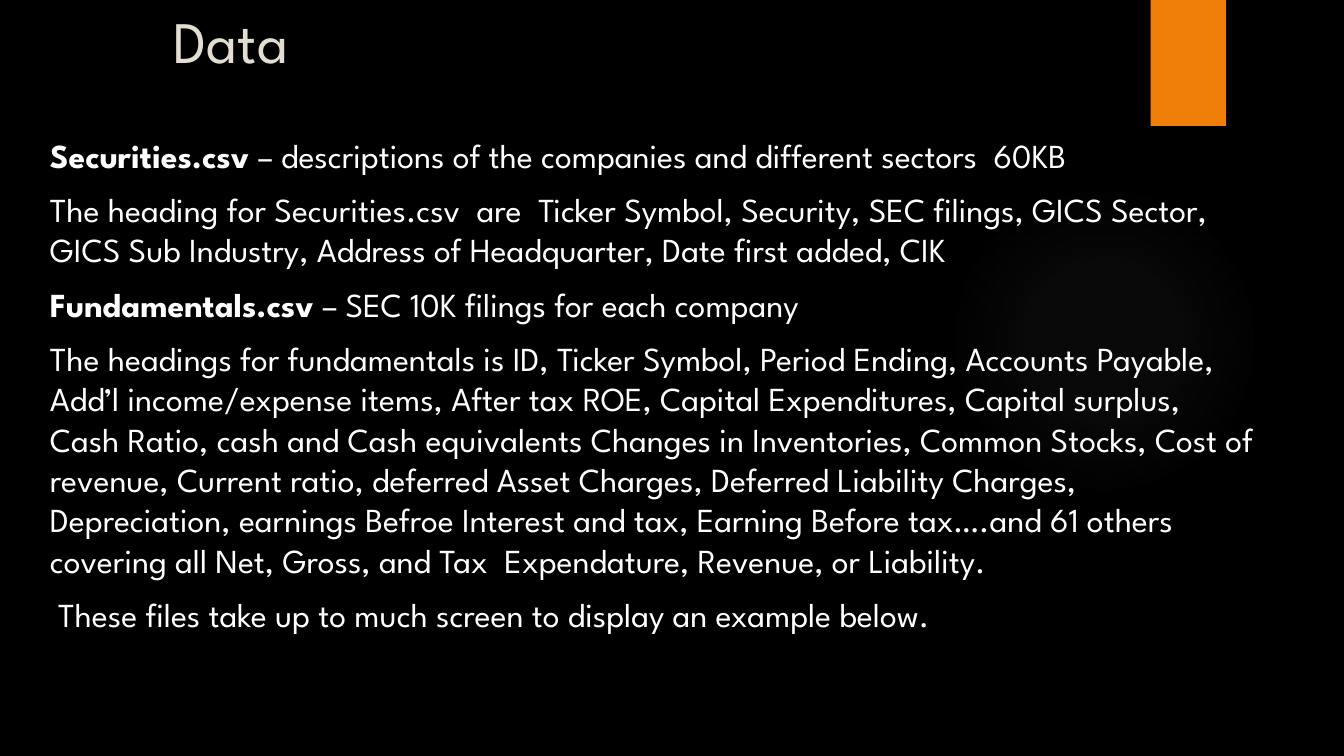
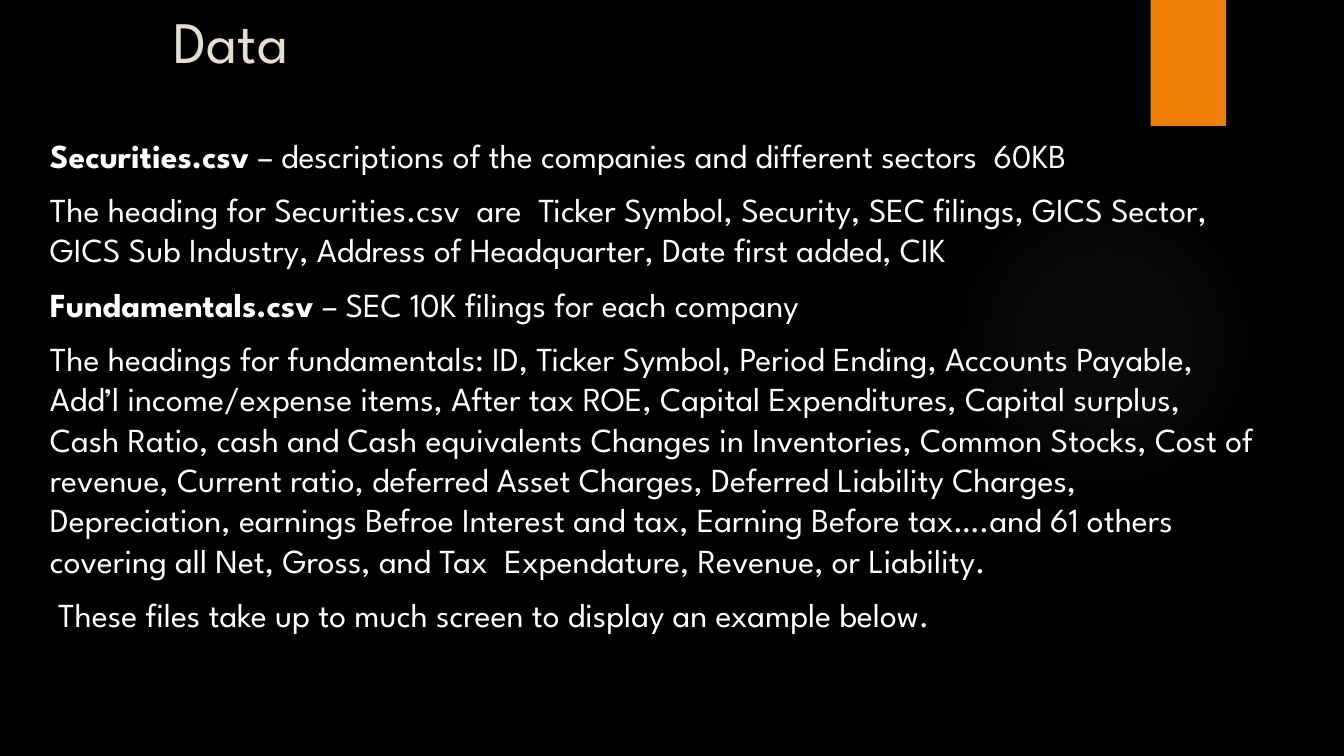
Before and after one commit to DSSMU/MSDS7330_Project, a slide deck: slide 5 of NYSE Analysis With MySQL.pptx. Drawn at 1344x756 pixels with LibreOffice and Linux fonts; fonts in the diff are those of the drawing; background and template pictures are left out. Boxes give left, top, right and bottom in pixels: in the first picture for what was removed or moved away, otherwise in the second. Text is boxed around its words. In the diff, an @@ line names an element or a change of style, - is before the commit and + after.

```diff
--- a/NYSE Analysis With MySQL.pptx
+++ b/NYSE Analysis With MySQL.pptx
@@ text at (50,347,1253,581): text changed @@
-The headings for fundamentals is ID, Ticker Symbol, Period Ending, Accounts Payable, Add’l income/expense items, After tax ROE, Capital Expenditures, Capital surplus, Cash Ratio, cash and Cash equivalents Changes in Inventories, Common Stocks, Cost of revenue, Current ratio, deferred Asset Charges, Deferred Liability Charges, Depreciation, earnings Befroe Interest and tax, Earning Before tax….and 61 others covering all Net, Gross, and Tax Expendature, Revenue, or Liability.
+The headings for fundamentals: ID, Ticker Symbol, Period Ending, Accounts Payable, Add’l income/expense items, After tax ROE, Capital Expenditures, Capital surplus, Cash Ratio, cash and Cash equivalents Changes in Inventories, Common Stocks, Cost of revenue, Current ratio, deferred Asset Charges, Deferred Liability Charges, Depreciation, earnings Befroe Interest and tax, Earning Before tax….and 61 others covering all Net, Gross, and Tax Expendature, Revenue, or Liability.
```
Also in this commit, not shown: 2 other slides changed, 4 other files.
